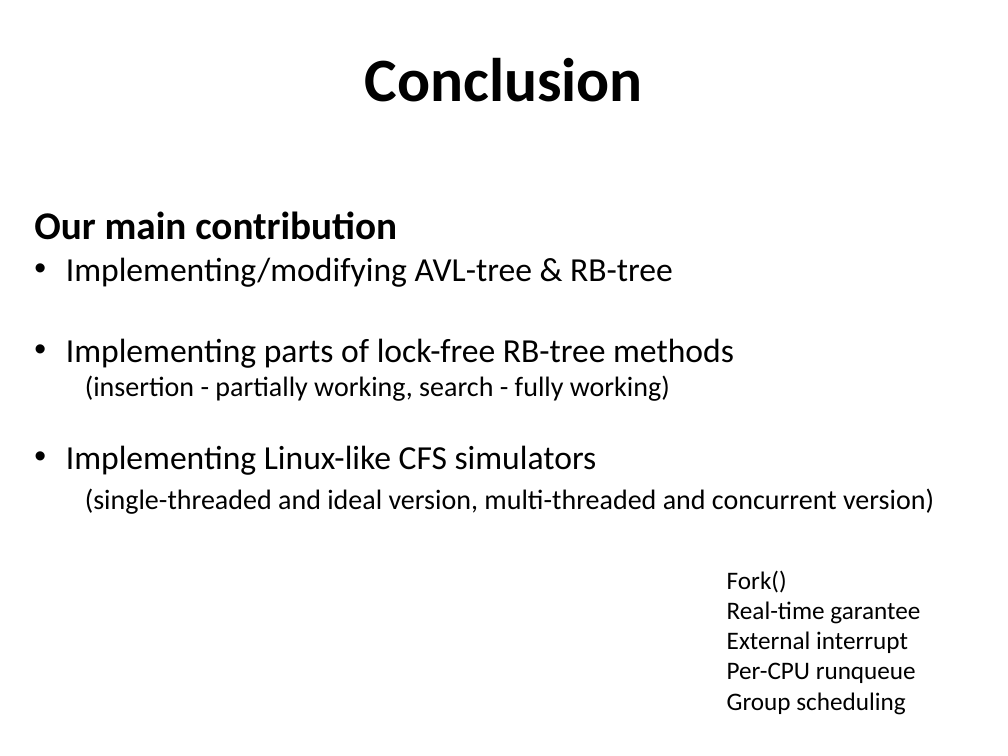
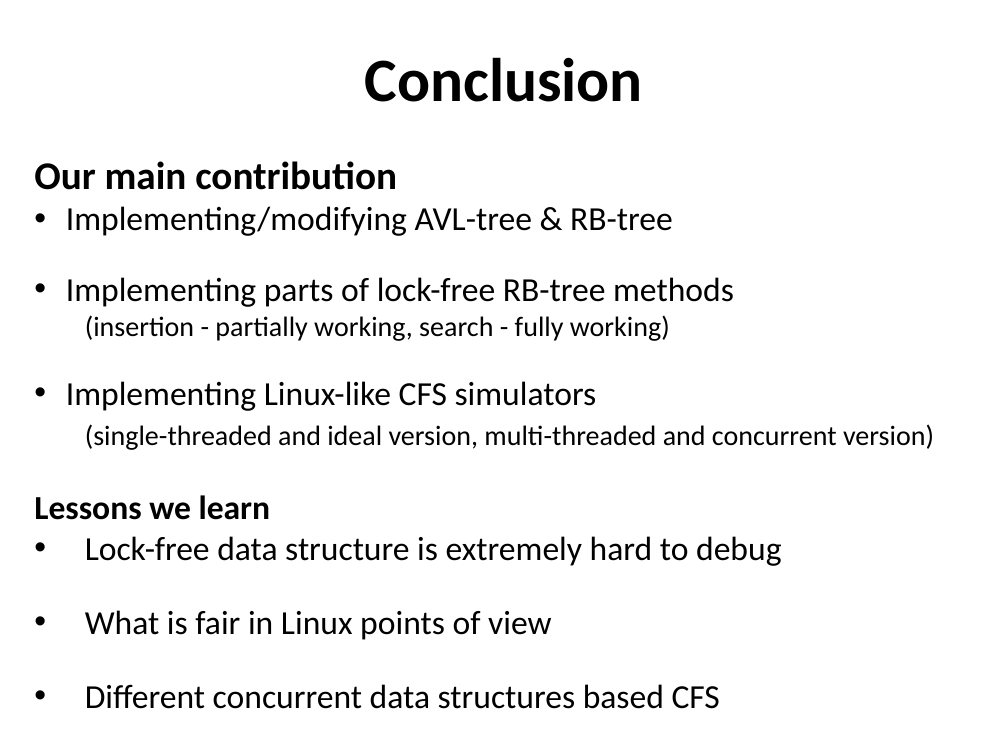
Before and after one commit to caomincan/CFSLockFreeRBTree, a slide deck: slide 8 of MPP_final_ppt_Jack_ppt.pptx (slide 4 before the commit). Drawn at 1008x756 pixels with LibreOffice and Linux fonts; fonts in the diff are those of the drawing. Boxes give left, top, right and bottom in pixels: in the first picture for what was removed or moved away, otherwise in the second. Text is boxed around its words. In the diff, an @@ line names an element or a change of style, - is before the commit and + after.

```diff
--- a/MPP_final_ppt_Jack_ppt.pptx
+++ b/MPP_final_ppt_Jack_ppt.pptx
@@ text "Our main contribution": place and size @@
-text "Our main contribution" at bbox=[34, 211, 934, 514]
+text "Our main contribution" at bbox=[34, 161, 934, 709]
@@ text at bbox=[34, 495, 781, 709]: paragraphs added @@
+Lessons we learn
+• Lock-free data structure is extremely hard to debug
+• What is fair in Linux points of view
+• Different concurrent data structures based CFS
@@ text removed at bbox=[727, 570, 920, 715] @@
-Fork()
-Real-time garantee
-External interrupt
-Per-CPU runqueue
-Group scheduling
```
Also in this commit, not shown: 2 other slides changed, 5 slides added, 1 slide removed.
